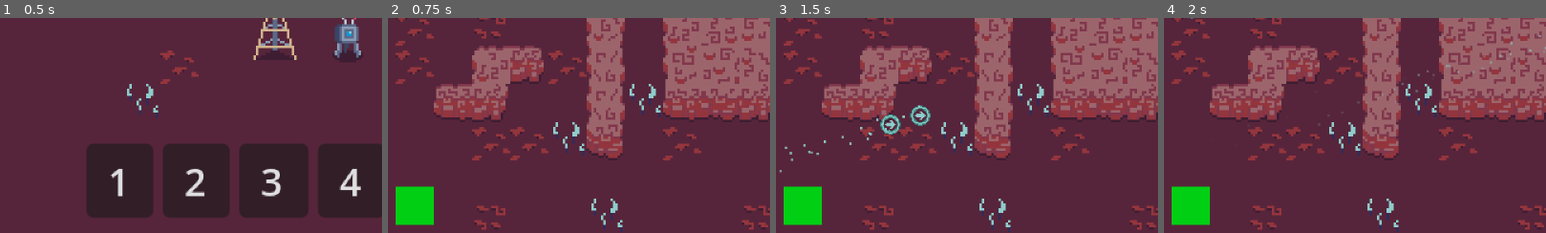
Above: before the commit, frames 1-4 (left to right).
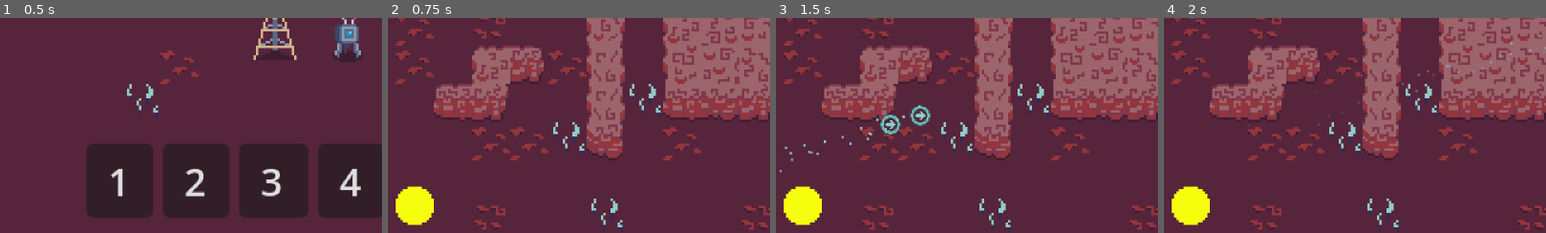
Above: after the commit, the same moments.

Repository: YannVeld/LD59
Game: Godot game, scene res://game_menu.tscn
Two runs of this game, one before a commit and one after it. Both use one fixed random seed, a clock stepped at 60 frames per second and the inputs below.
Inputs (mouse positions are % of the whole screen's width and height, from its top left):
- Up to frame 1 (0.5 s): no input
- Up to frame 2 (0.75 s): click "1" at 0.5 s
- Up to frame 3 (1.5 s): tap Enter at 1.25 s; move the mouse to (72, 45) at 1.27 s; hold D (move_right) from 1.28 s (still down)
- Up to frame 4 (2 s): keep holding D (move_right)
The pictures show only the part of the screen within x 9-59%, y 47-97%; the shares and areas given below are measured in that part.

Frame 1 is identical in both runs. In frame 2, 1.8% of the frame differs, in the area x 2-12%, y 78-97%; in frame 3, 1.8%; in frame 4, 1.8%.

Commit message:
turn shaders on and off

Diff:
--- a/Scenes/big_mushroom.tscn
+++ b/Scenes/big_mushroom.tscn
@@ -1,6 +1,7 @@
 [gd_scene format=3 uid="uid://4tfqfu7ls7vo"]
 
 [ext_resource type="Shader" uid="uid://did6plis7b6yh" path="res://Shaders/BlinkingOutline.gdshader" id="1_406iy"]
+[ext_resource type="Script" uid="uid://ck711exn8pqen" path="res://Scripts/collectibles.gd" id="1_kenbi"]
 [ext_resource type="Texture2D" uid="uid://tcdahhk71xti" path="res://Sprites/BigMushroom.png" id="2_406iy"]
 
 [sub_resource type="ShaderMaterial" id="ShaderMaterial_pb2op"]
@@ -14,6 +15,7 @@
 size = Vector2(17, 26)
 
 [node name="BigMushroom" type="Area2D" unique_id=1765231128 groups=["Collectibles"]]
+script = ExtResource("1_kenbi")
 
 [node name="Sprite2D" type="Sprite2D" parent="." unique_id=1118787817]
 material = SubResource("ShaderMaterial_pb2op")
--- a/Scenes/fruit_tree.tscn
+++ b/Scenes/fruit_tree.tscn
@@ -2,6 +2,7 @@
 
 [ext_resource type="Shader" uid="uid://did6plis7b6yh" path="res://Shaders/BlinkingOutline.gdshader" id="1_7cbgm"]
 [ext_resource type="Texture2D" uid="uid://novapj26cr87" path="res://Sprites/FruitTree1_short.png" id="1_dxmdv"]
+[ext_resource type="Script" uid="uid://ck711exn8pqen" path="res://Scripts/collectibles.gd" id="1_pb2op"]
 
 [sub_resource type="ShaderMaterial" id="ShaderMaterial_pb2op"]
 shader = ExtResource("1_7cbgm")
@@ -14,6 +15,7 @@
 size = Vector2(17, 26)
 
 [node name="FruitTree" type="Area2D" unique_id=1765231128 groups=["Collectibles"]]
+script = ExtResource("1_pb2op")
 
 [node name="Sprite2D" type="Sprite2D" parent="." unique_id=1118787817]
 material = SubResource("ShaderMaterial_pb2op")
--- a/Scenes/landing_zone.tscn
+++ b/Scenes/landing_zone.tscn
@@ -1,14 +1,25 @@
 [gd_scene format=3 uid="uid://c6gpbr0gwsne"]
 
-[ext_resource type="Texture2D" uid="uid://cq8ortjlk46mf" path="res://Sprites/greenSquare.png" id="1_u4bsb"]
+[ext_resource type="Shader" uid="uid://did6plis7b6yh" path="res://Shaders/BlinkingOutline.gdshader" id="1_0xqwa"]
+[ext_resource type="Script" uid="uid://hip8p2t4oyyc" path="res://Scripts/landing_zone.gd" id="1_e5e2q"]
+[ext_resource type="Texture2D" uid="uid://jg7vkbyvcha6" path="res://Sprites/yellowCircle.png" id="2_0xqwa"]
+
+[sub_resource type="ShaderMaterial" id="ShaderMaterial_e5e2q"]
+shader = ExtResource("1_0xqwa")
+shader_parameter/outline_color_min = Color(0.28, 0.23, 0.52, 0)
+shader_parameter/outline_color_max = Color(0.14, 0.1, 0.27, 1)
+shader_parameter/fade_time = 4.0
+shader_parameter/do_blinking = false
 
 [sub_resource type="RectangleShape2D" id="RectangleShape2D_42l1d"]
 size = Vector2(16, 16)
 
 [node name="LandingZone" type="Area2D" unique_id=799687337]
+script = ExtResource("1_e5e2q")
 
 [node name="Sprite2D" type="Sprite2D" parent="." unique_id=1099947571]
-texture = ExtResource("1_u4bsb")
+material = SubResource("ShaderMaterial_e5e2q")
+texture = ExtResource("2_0xqwa")
 
 [node name="CollisionShape2D" type="CollisionShape2D" parent="." unique_id=1057932904]
 shape = SubResource("RectangleShape2D_42l1d")
--- a/Scenes/twisty_vines.tscn
+++ b/Scenes/twisty_vines.tscn
@@ -1,5 +1,6 @@
 [gd_scene format=3 uid="uid://csdok253tnkql"]
 
+[ext_resource type="Script" uid="uid://ck711exn8pqen" path="res://Scripts/collectibles.gd" id="1_jbqv5"]
 [ext_resource type="Shader" uid="uid://did6plis7b6yh" path="res://Shaders/BlinkingOutline.gdshader" id="1_pqci5"]
 [ext_resource type="Texture2D" uid="uid://dlmmovdo7knnh" path="res://Sprites/TwistyVines_blue.png" id="2_jbqv5"]
 
@@ -14,6 +15,7 @@
 size = Vector2(29, 24)
 
 [node name="TwistVine" type="Area2D" unique_id=1765231128 groups=["Collectibles"]]
+script = ExtResource("1_jbqv5")
 
 [node name="Sprite2D" type="Sprite2D" parent="." unique_id=1118787817]
 material = SubResource("ShaderMaterial_r2efc")
--- /dev/null
+++ b/Scripts/collectibles.gd
@@ -0,0 +1,14 @@
+extends Area2D
+
+
+# Called when the node enters the scene tree for the first time.
+func _ready() -> void:
+	pass # Replace with function body.
+
+
+# Called every frame. 'delta' is the elapsed time since the previous frame.
+func _process(delta: float) -> void:
+	pass
+
+func turn_off_shader():
+	$Sprite2D.material.set_shader_parameter('do_blinking', false)
--- a/Scripts/game_manager.gd
+++ b/Scripts/game_manager.gd
@@ -3,6 +3,7 @@
 @onready var paths: TileMapLayer = $"../Paths"
 @onready var signal_packets: Node = $"../SignalPackets"
 @onready var robot: Node2D = $"../Robot"
+@onready var landing_zone: Area2D = $"../LandingZone"
 
 var collection_status = Vector3(0,0,0)
 var objectives_complete = false
@@ -14,7 +15,6 @@
 # Called every frame. 'delta' is the elapsed time since the previous frame.
 func _process(delta: float) -> void:
 	cleanup_signal_packets()
-	pass
 
 func cleanup_signal_packets():
 	for signal_packet in signal_packets.get_children():
@@ -28,7 +28,7 @@
 	if collection_status==Vector3(1,1,1):
 		objectives_complete = true
 		print("objectives complete")
-	pass # Replace with function body.
+		landing_zone.turn_on_shader()
 
 func do_level_over():
 	get_tree().change_scene_to_file("res://game_menu.tscn")
--- /dev/null
+++ b/Scripts/landing_zone.gd
@@ -0,0 +1,14 @@
+extends Area2D
+
+
+# Called when the node enters the scene tree for the first time.
+func _ready() -> void:
+	pass # Replace with function body.
+
+
+# Called every frame. 'delta' is the elapsed time since the previous frame.
+func _process(delta: float) -> void:
+	pass
+
+func turn_on_shader():
+	$Sprite2D.material.set_shader_parameter('do_blinking', true)
--- a/Scripts/robot.gd
+++ b/Scripts/robot.gd
@@ -67,6 +67,7 @@
 		time_since_collision = COLL_TIME_IDLE
 	if area.is_in_group("Collectibles"):
 		print("Collected ", area.name)
+		print(area.turn_off_shader())
 		item_collected.emit(area.name)
 	if area.name=="LandingZone":
 		landing_zone_entered.emit()
--- a/level1.tscn
+++ b/level1.tscn
@@ -1186,7 +1186,7 @@
 sources/0 = SubResource("TileSetAtlasSource_i2041")
 sources/1 = SubResource("TileSetAtlasSource_xy4tn")
 
-[node name="Level" unique_id=1798613870 instance=ExtResource("1_dopym")]
+[node name="Level2" unique_id=1798613870 instance=ExtResource("1_dopym")]
 
 [node name="Tutorial" parent="." index="0" unique_id=1898351244 instance=ExtResource("1_5j5gb")]
 
Not shown, added: Scripts/collectibles.gd.uid
Not shown, added: Scripts/landing_zone.gd.uid
